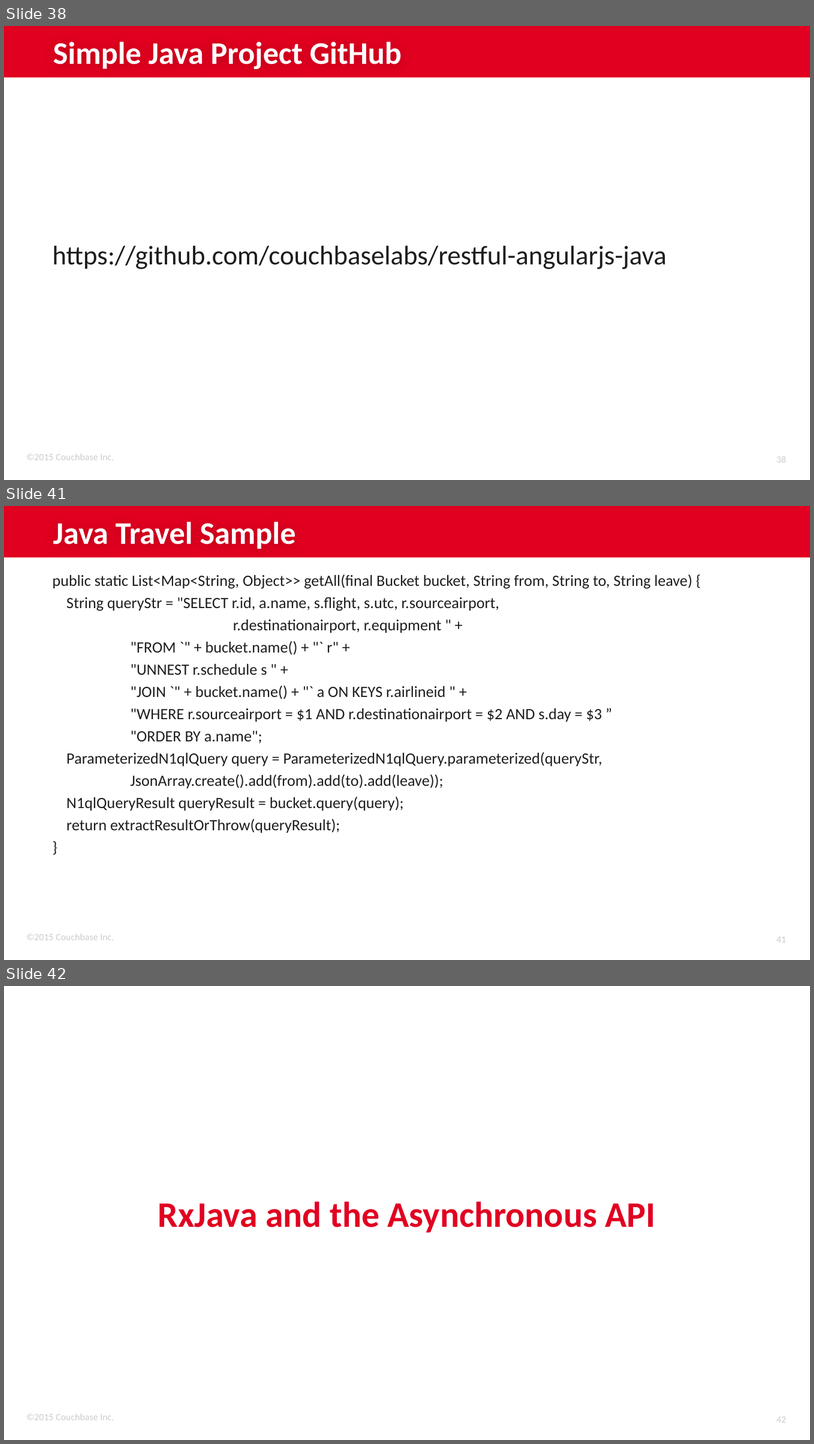
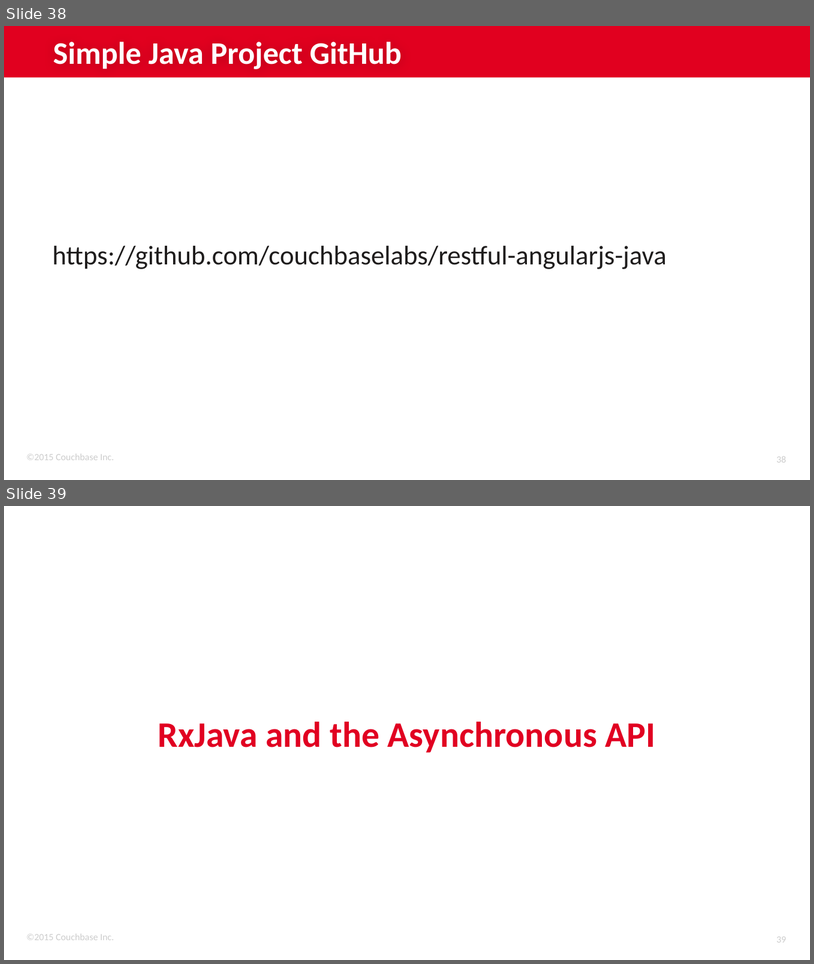
Before and after one commit to couchbaselabs/couchbase-java-workshop, a slide deck: Couchbase Java Workshop.pptx. Shown one above the other, each under a label of ours: slides 38, 41 and 42 before the commit, slides 38 and 39 after it; the slides between them are not shown. The pictures are 814x1444 and 814x964 pixels, drawn with LibreOffice and Linux fonts; fonts in the diff are those of the drawing; background and template pictures are left out. Boxes give left, top, right and bottom in pixels: in the first picture for what was removed or moved away, otherwise in the second. Text is boxed around its words. In the diff, an @@ line names an element or a change of style, - is before the commit and + after.

```diff
--- a/Couchbase Java Workshop.pptx
+++ b/Couchbase Java Workshop.pptx
@@ slide 41 removed at (4,506,810,960), background #FFFFFF; not listed: 3 template elements that a slide beside it also shows @@
@@ title removed at (53,522,296,549) @@
-Java Travel Sample
@@ text removed at (53,574,693,833) @@
-public static List<Map<String, Object>> getAll(final Bucket bucket, String from, String to, String leave) {
-String queryStr = "SELECT r.id, a.name, s.flight, s.utc, r.sourceairport,
-r.destinationairport, r.equipment " +
-"FROM `" + bucket.name() + "` r" +
-"UNNEST r.schedule s " +
-"JOIN `" + bucket.name() + "` a ON KEYS r.airlineid " +
-"WHERE r.sourceairport = $1 AND r.destinationairport = $2 AND s.day = $3 ”
-"ORDER BY a.name";
-ParameterizedN1qlQuery query = ParameterizedN1qlQuery.parameterized(queryStr,
-JsonArray.create().add(from).add(to).add(leave));
-N1qlQueryResult queryResult = bucket.query(query);
-return extractResultOrThrow(queryResult);
-}
@@ what was slide 42 is now slide 39 @@
@@ page number at (777,936,786,942): text changed @@
-42
+39
```
Also in this commit, not shown: 6 slides added, 2 other slides removed, 1 other file.
